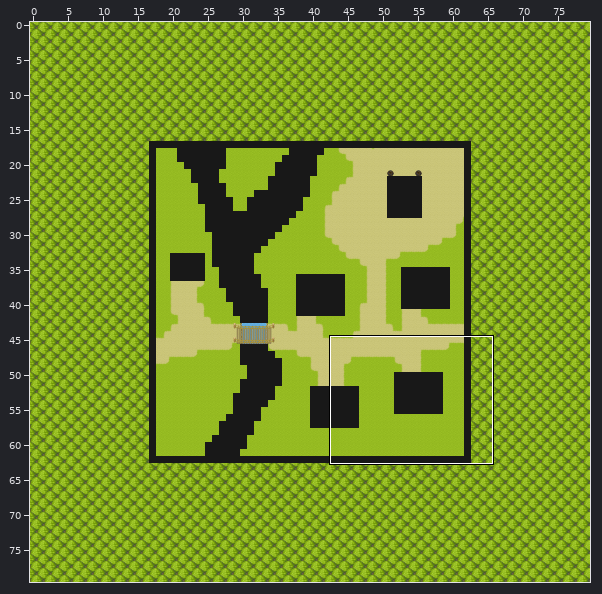
A Tiled map (JSON) gets an edit: public/assets/tilemaps/home.json. The first picture is a wide view before the edit; the outline marks the close-up.
Close-up. Earlier state:
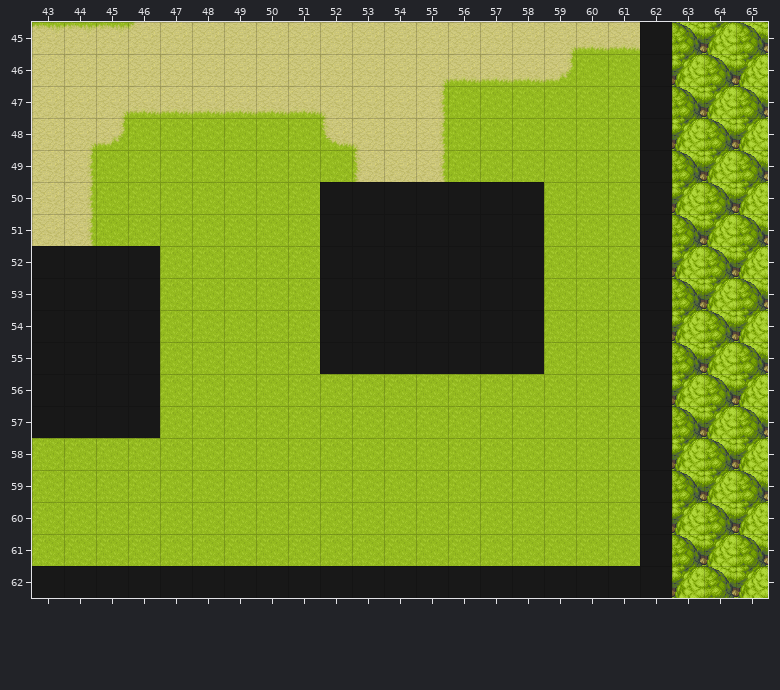
Cells are 32x32 px. Shown: x 43..65, y 45..62. The commit also changed other parts of the map, which this record leaves out.
Once edited:
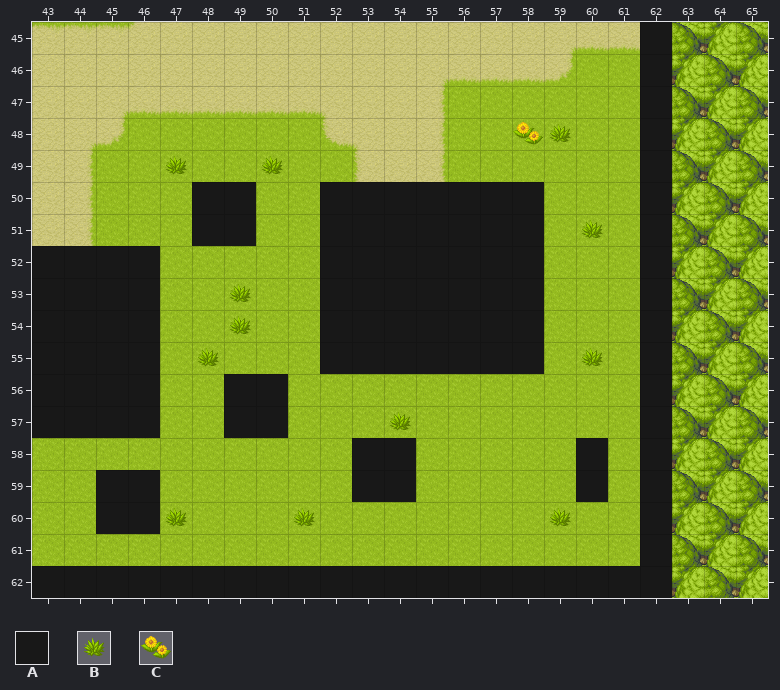
Key: from "merged_pipo": A 1118, B 1200, C 1207.
_ is an empty cell.
Edits made:
Layer "above":
Tile B now appears in row 48 at x 59; in row 49 at x 47 and 50; in row 51 at x 60; in rows 53 to 54 at x 49; in row 55 at x 48 and 60; in row 57 at x 54.
Tile B now appears in row 60 at x 47, 51 and 59.
Tile C now appears in row 48 at x 58.
Layer "collides":
Tile A now appears in rows 50 to 51 at x 48 to 49; in rows 56 to 57 at x 49 to 50; in row 58 at x 53 to 54 and 60; in row 59 at x 45 to 46, 53 to 54 and 60; in row 60 at x 45 to 46.
